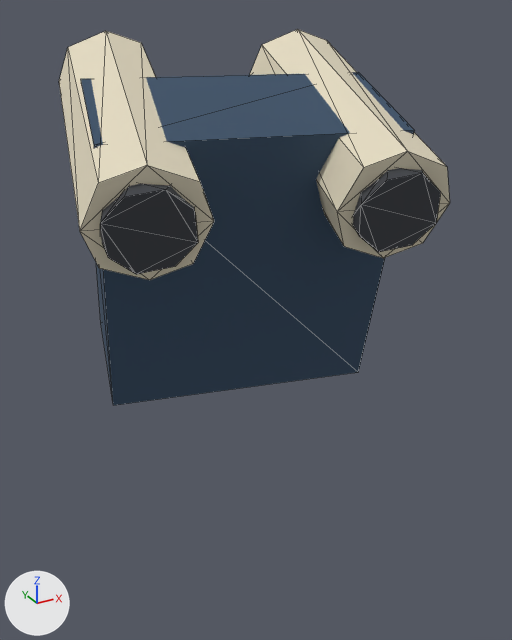
Two versions of the glTF model godot/assets/units/w17/heavy_lod1.glb, one commit apart.
Before and after are seen from a 50 mm lens placed at (-0.94, -2.78, 14.58), pointed at (-0.36, -1.71, 14.05). Arrows for +X, +Y and +Z are at lower left; the lights stay in place. The picture after the commit comes second. Mesh edges are drawn as thin lines. Where no turn or scale is listed for an object, it has been applied to the vertices.

Names of what the first picture shows: 'rocket backpack__spine_03', 'rocket tube opening__spine_03', 'rocket tube opening__spine_03.001', 'rocket tube__spine_03', 'rocket tube__spine_03.001'.
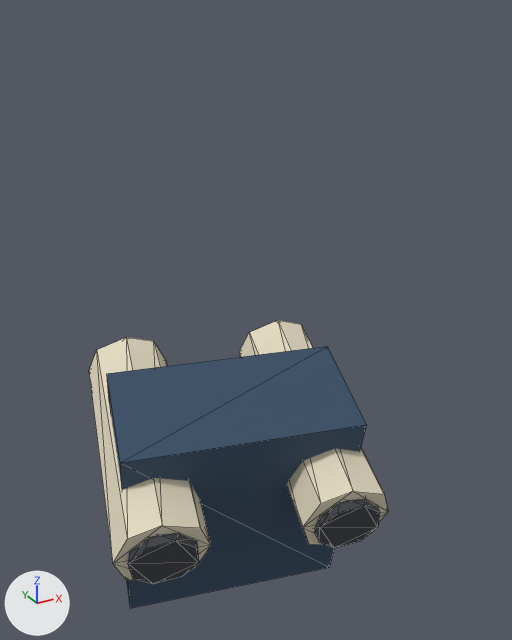
Pixel boxes [x1, y1, x2, y2] of what changed, in the pictures (512 x 640 px):
'rocket backpack__spine_03', moved: before [81, 72, 414, 405]; after [107, 346, 367, 608]
'rocket tube__spine_03', moved: before [59, 31, 214, 280]; after [89, 337, 211, 580]
'rocket tube__spine_03.001', moved: before [250, 29, 450, 258]; after [239, 320, 388, 545]
'rocket tube opening__spine_03', moved: before [100, 184, 198, 274]; after [128, 533, 199, 584]
'rocket tube opening__spine_03.001', moved: before [353, 168, 441, 252]; after [314, 499, 380, 548]

The edits, one by one:
Object 'rocket backpack__spine_03' (ob_rocket_backpack__spine_03) moves from (-0.423, -1.753, 14.223) to (-0.403, -1.67, 13.68).
Object 'rocket tube opening__spine_03' (ob_rocket_tube_opening__spine_03) moves from (-0.644, -1.952, 14.328) to (-0.622, -1.859, 13.715).
Object 'rocket tube opening__spine_03.001' (ob_rocket_tube_opening__spine_03_001) moves from (-0.313, -2.03, 14.328) to (-0.291, -1.937, 13.715).
Object 'rocket tube__spine_03' (ob_rocket_tube__spine_03) moves from (-0.59, -1.723, 14.397) to (-0.568, -1.63, 13.785).
Object 'rocket tube__spine_03.001' (ob_rocket_tube__spine_03_001) moves from (-0.259, -1.802, 14.397) to (-0.237, -1.708, 13.785).
